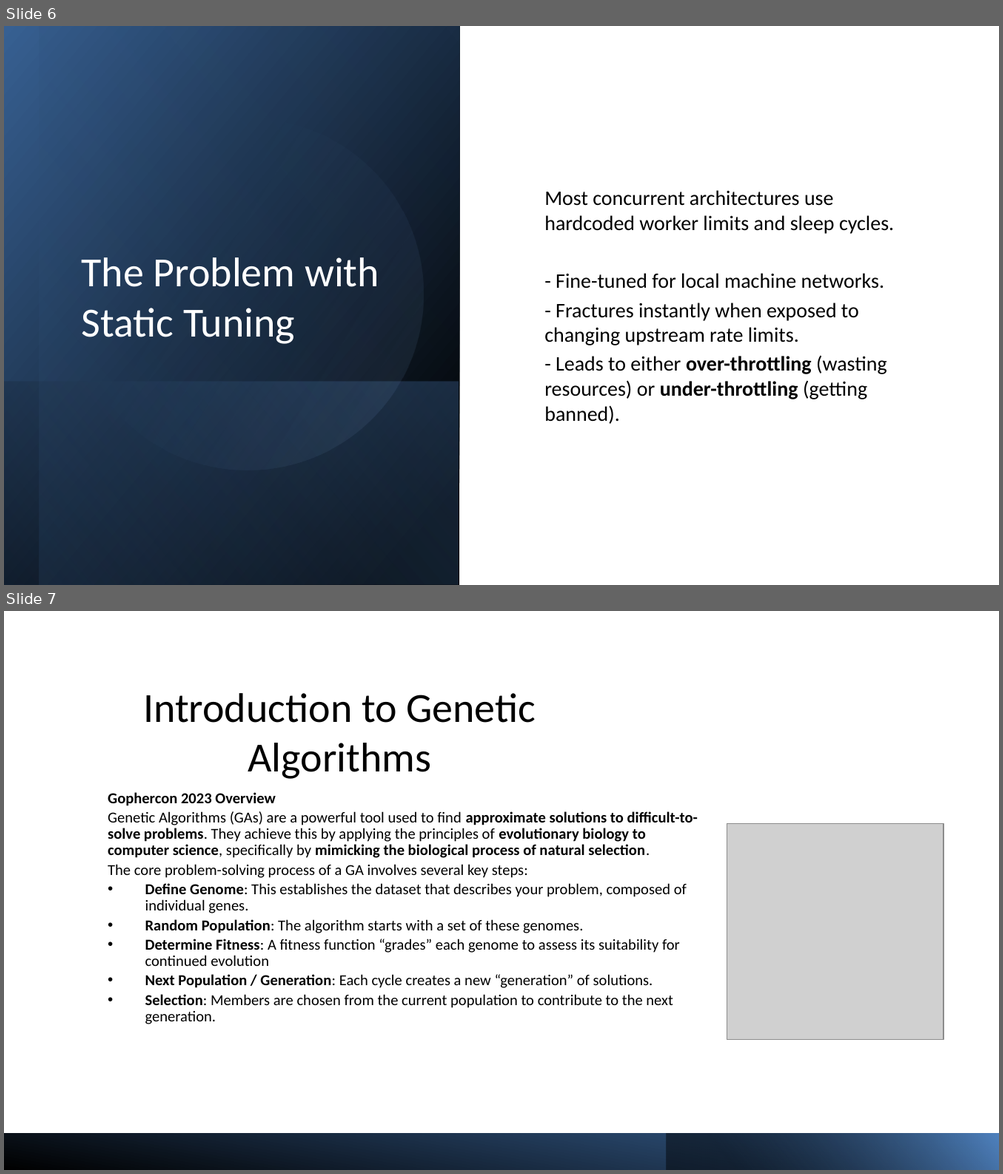
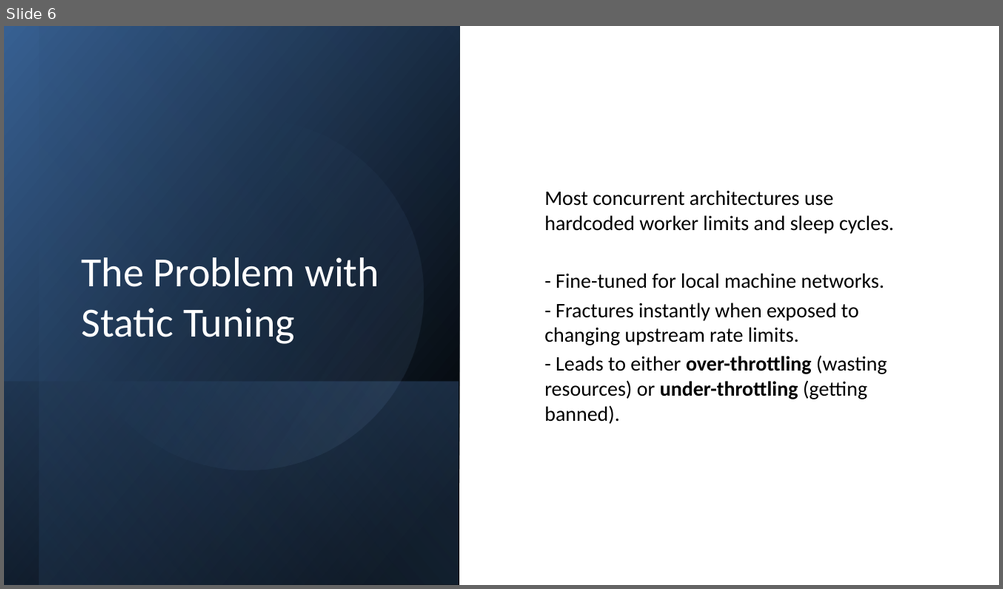
Before and after one commit to siutsin/2026-talks, a slide deck: CaseyManus-SelfOptimizingWorkerpools/presentation.pptx. Shown one above the other, each under a label of ours: slides 6 and 7 before the commit, slide 6 after it. The pictures are 1003x1174 and 1003x589 pixels, drawn with LibreOffice and Linux fonts; fonts in the diff are those of the drawing; grey boxes stand for pictures. Boxes give left, top, right and bottom in pixels: in the first picture for what was removed or moved away, otherwise in the second. Text is boxed around its words. In the diff, an @@ line names an element or a change of style, - is before the commit and + after.

```diff
--- a/CaseyManus-SelfOptimizingWorkerpools/presentation.pptx
+++ b/CaseyManus-SelfOptimizingWorkerpools/presentation.pptx
@@ slide 7 removed at (4,611,999,1170), background #FFFFFF @@
@@ title removed at (143,693,535,779) @@
-Introduction to Genetic Algorithms
@@ text removed at (108,792,697,1025) @@
-Gophercon 2023 Overview
-Genetic Algorithms (GAs) are a powerful tool used to find approximate solutions to difficult-to-solve problems. They achieve this by applying the principles of evolutionary biology to computer science, specifically by mimicking the biological process of natural selection.
-The core problem-solving process of a GA involves several key steps:
-• Define Genome: This establishes the dataset that describes your problem, composed of individual genes.
-• Random Population: The algorithm starts with a set of these genomes.
-• Determine Fitness: A fitness function “grades” each genome to assess its suitability for continued evolution
-• Next Population / Generation: Each cycle creates a new “generation” of solutions.
-• Selection: Members are chosen from the current population to contribute to the next generation.
@@ picture removed at (727,824,943,1039) @@
@@ rectangle removed at (4,1133,999,1170) @@
@@ rectangle removed at (666,1133,999,1170) @@
```
Also in this commit, not shown: 2 slides changed, 2 slides added, 2 other slides removed, 2 other files.
